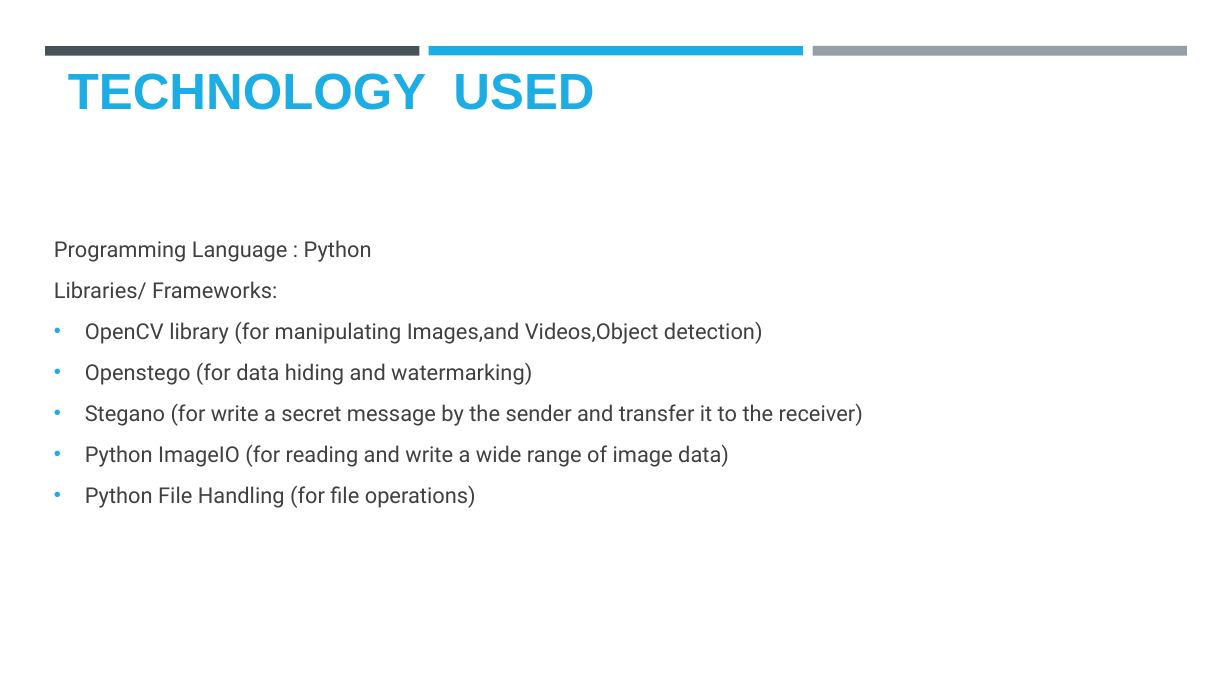
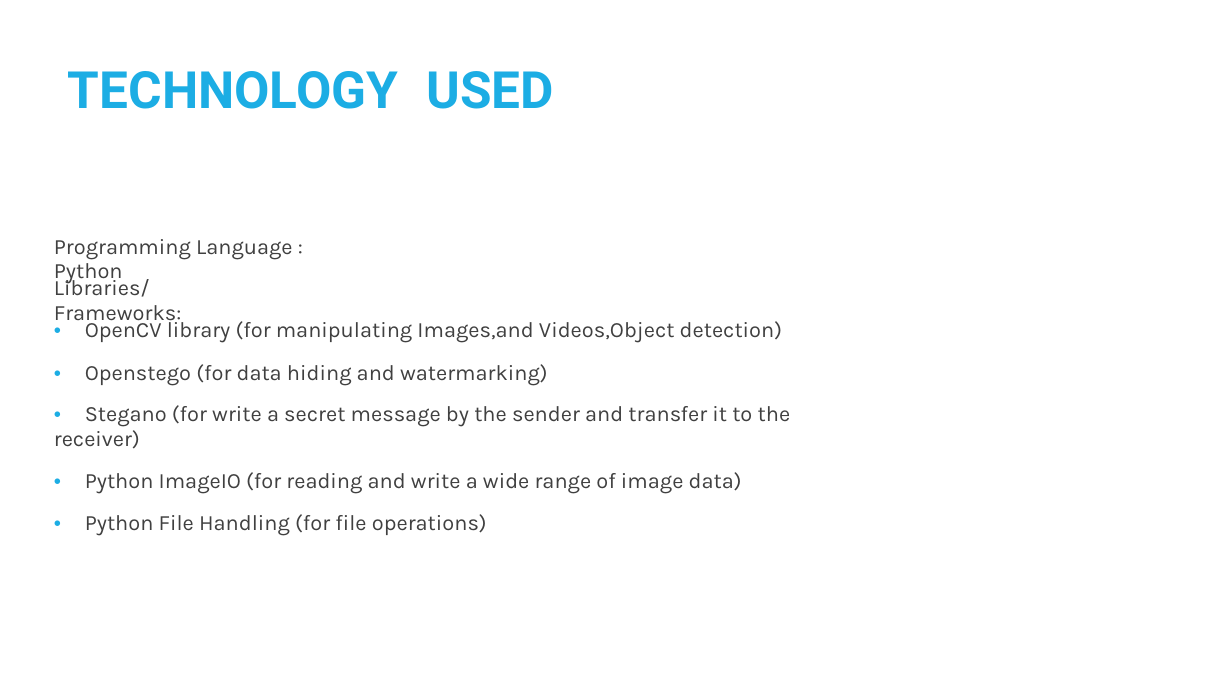
Before and after one commit to Joshna2401/project-aicte, a slide deck: slide 4 of Steganography Template.pptx. Drawn at 1232x693 pixels with LibreOffice and Linux fonts; fonts in the diff are those of the drawing; background and template pictures are left out. Boxes give left, top, right and bottom in pixels: in the first picture for what was removed or moved away, otherwise in the second. Text is boxed around its words. In the diff, an @@ line names an element or a change of style, - is before the commit and + after.

```diff
--- a/Steganography Template.pptx
+++ b/Steganography Template.pptx
@@ rectangle removed at <box>45,46,420,55</box> @@
@@ rectangle removed at <box>429,46,803,55</box> @@
@@ rectangle removed at <box>812,46,1187,56</box> @@
@@ text "TECHNOLOGY USED" at <box>68,71,554,109</box>: size 39.6 to 40 pt, font Arial to Roboto; line spacing 1 to 44.7pt; vertical alignment bottom to top @@
@@ text added at <box>54,239,293,284</box>, 17 pt, text #404040 @@
+Programming Language : Python
@@ text added at <box>54,275,181,326</box>, 17 pt, text #404040 @@
+Libraries/ Frameworks:
@@ text at <box>54,317,791,536</box>: text changed; font Roboto to Karla @@
-Programming Language : Python
-Libraries/ Frameworks:
-• OpenCV library (for manipulating Images,and Videos,Object detection)
-• Openstego (for data hiding and watermarking)
-• Stegano (for write a secret message by the sender and transfer it to the receiver)
-• Python ImageIO (for reading and write a wide range of image data)
-• Python File Handling (for file operations)
+• OpenCV library (for manipulating Images,and Videos,Object detection)
+• Openstego (for data hiding and watermarking)
+• Stegano (for write a secret message by the sender and transfer it to the receiver)
+• Python ImageIO (for reading and write a wide range of image data)
+• Python File Handling (for file operations)
@@ text "• OpenCV library (for manipulating ..." at <box>54,317,791,536</box>: vertical alignment middle to top @@
```
Also in this commit, not shown: 10 other slides changed, 1 slide added, 1 slide removed.
